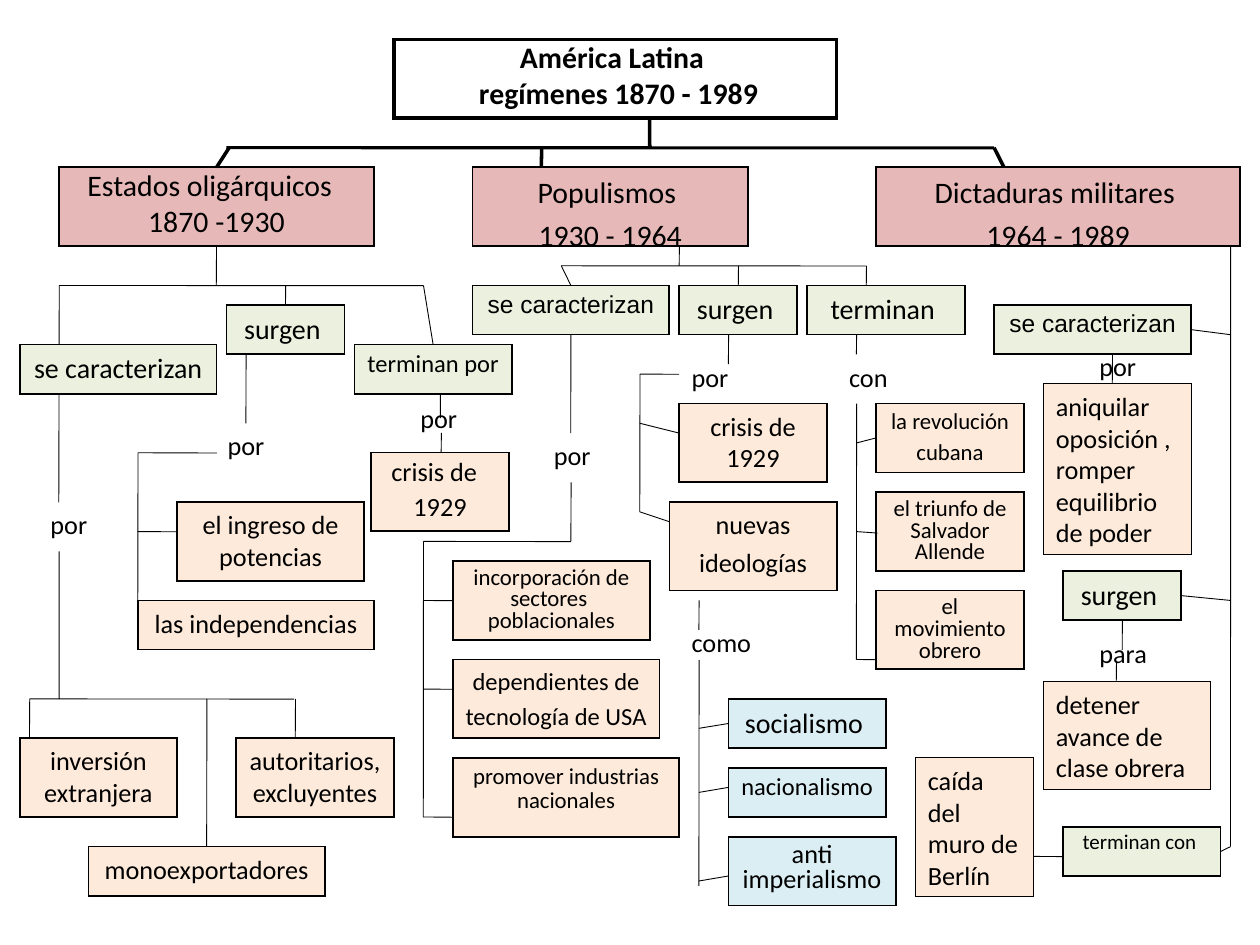
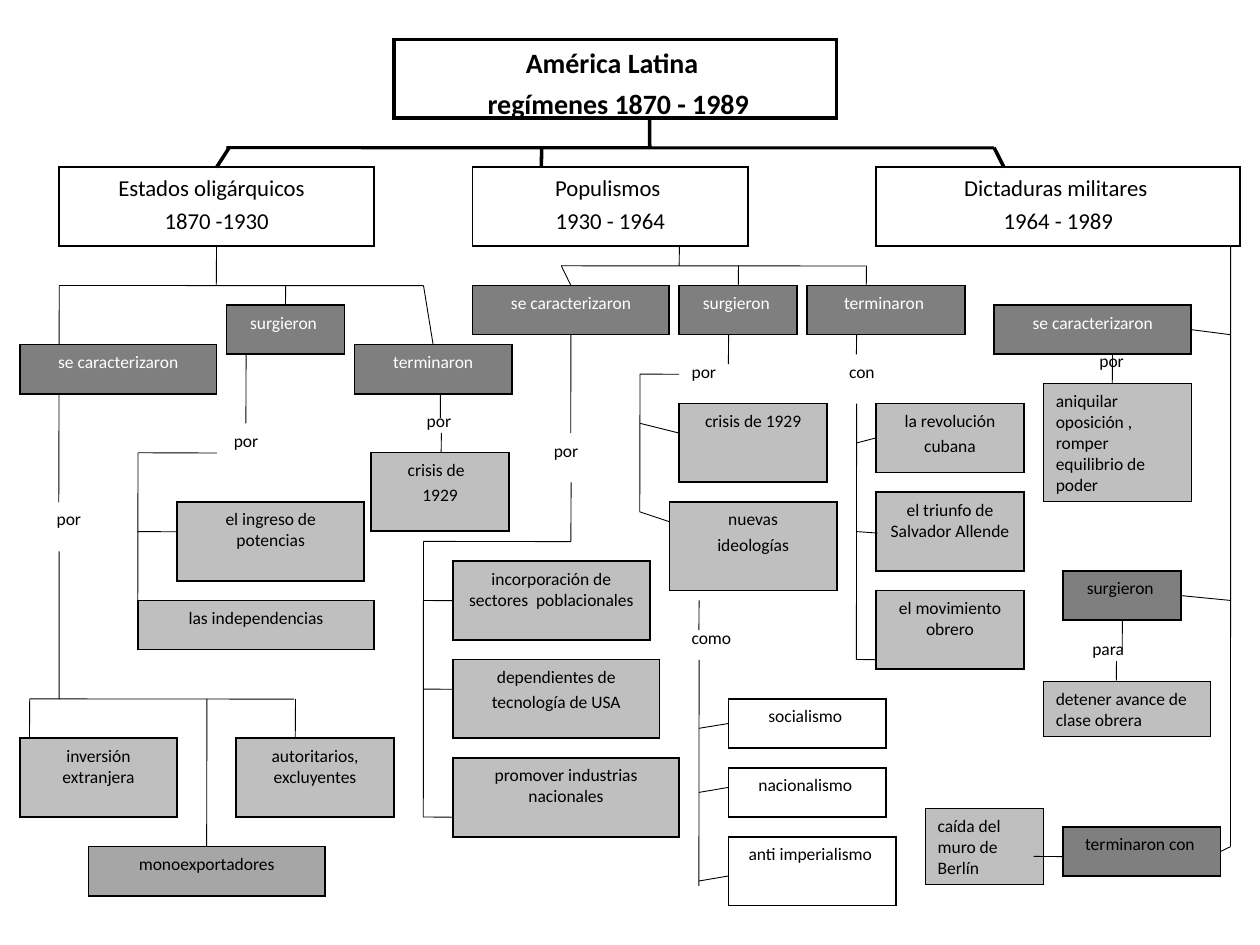
Before and after one commit to AulaPlanetaColombia/CienciasSociales, a slide deck: slide 1 of fuentes/contenidos/grado09/guion03/CS_09_03_REC230.ppt. Drawn at 1260x945 pixels with LibreOffice and Linux fonts; fonts in the diff are those of the drawing. Boxes give left, top, right and bottom in pixels: in the first picture for what was removed or moved away, otherwise in the second. Text is boxed around its words. In the diff, an @@ line names an element or a change of style, - is before the commit and + after.

```diff
--- a/fuentes/contenidos/grado09/guion03/CS_09_03_REC230.ppt
+++ b/fuentes/contenidos/grado09/guion03/CS_09_03_REC230.ppt
@@ rectangle "América Latina" at (394,39,838,117): size 17 to 16 pt; line spacing 0.8 to 1 @@
@@ rectangle "Estados oligárquicos" at (59,168,374,247): size 17 to 13 pt; line spacing 0.8 to 1; fill #E6B9B8 to #FFFFFF @@
@@ rectangle "Populismos" at (472,168,748,247): size 17 to 13 pt; fill #E6B9B8 to #FFFFFF @@
@@ subtitle "Dictaduras militares" at (876,168,1240,247): size 17 to 13 pt; fill #E6B9B8 to #FFFFFF @@
@@ text in rectangle at (511,297,631,309): text changed; size 14 to 10 pt; font Arial to Calibri; text colour #000000 to #FFFFFF @@
-se caracterizan
+se caracterizaron
@@ text in rectangle at (703,297,770,312): text changed; size 16 to 10 pt; text colour #000000 to #FFFFFF @@
-surgen
+surgieron
@@ text in rectangle at (844,297,924,309): text changed; size 16 to 10 pt; text colour #000000 to #FFFFFF @@
-terminan
+terminaron
@@ text in rectangle at (250,317,317,332): text changed; size 16 to 10 pt; text colour #000000 to #FFFFFF @@
-surgen
+surgieron
@@ text in rectangle at (1033,317,1153,329): text changed; size 14 to 10 pt; font Arial to Calibri; text colour #000000 to #FFFFFF @@
-se caracterizan
+se caracterizaron
@@ text in rectangle at (58,356,179,368): text changed; size 16 to 10 pt; text colour #000000 to #FFFFFF @@
-se caracterizan
+se caracterizaron
@@ text in rectangle at (393,356,473,368): text changed; size 14 to 10 pt; text colour #000000 to #FFFFFF @@
-terminan por
+terminaron
@@ rectangle "aniquilar oposición , romper equilibrio ...": place and size @@
-rectangle "aniquilar oposición , romper equilibrio ..." at (1043,384,1191,554)
+rectangle "aniquilar oposición , romper equilibrio ..." at (1043,384,1191,503)
@@ size 15 to 10 pt in 7 elements at (692,629,732,644), (1099,353,1123,372), (554,448,578,460), (692,369,716,381), (849,369,875,378), (1092,641,1124,658), (427,413,451,430) @@
@@ text "por": place and size @@
-text "por" at (420,406,457,434)
+text "por" at (427,413,451,430)
@@ rectangle "la revolución" at (876,403,1023,472): size 13 to 10 pt; line spacing 0.9 to 1; fill #FDEADA to #BFBFBF @@
@@ text "por" at (234,438,258,450): size 15 to 10 pt; less space between paragraphs @@
@@ rectangle "crisis de" at (372,452,509,530): size 15 to 10 pt; line spacing 0.9 to 1; less space between paragraphs; fill #FDEADA to #BFBFBF @@
@@ text "por" at (57,516,81,528): size 15 to 10 pt; less space between paragraphs @@
@@ size 15 to 10 pt; less space between paragraphs; fill #FDEADA to #BFBFBF in 6 elements at (20,738,178,816), (237,738,394,816), (137,601,374,650), (178,501,364,581), (679,403,827,481), (669,501,837,590) @@
@@ size 13 to 10 pt; line spacing 0.8 to 1; fill #FDEADA to #BFBFBF in 3 elements at (452,561,649,639), (876,493,1023,571), (876,591,1023,670) @@
@@ fill #EBF1DE to #7F7F7F in 9 elements at (20,344,217,393), (994,305,1191,354), (472,286,669,335), (1063,827,1221,876), (227,305,345,354), (354,344,512,393), (679,286,798,335), (808,286,965,335), (1063,571,1182,620) @@
@@ text in rectangle at (1087,582,1154,597): text changed; size 16 to 10 pt @@
-surgen
+surgieron
@@ rectangle "dependientes de" at (452,659,659,738): size 14 to 10 pt; less space between paragraphs; fill #FDEADA to #BFBFBF @@
@@ text "para": place and size @@
-text "para" at (1099,642,1147,670)
+text "para" at (1092,641,1124,658)
@@ rectangle "detener avance de clase obrera": place and size @@
-rectangle "detener avance de clase obrera" at (1043,682,1211,789)
+rectangle "detener avance de clase obrera" at (1043,682,1211,737)
@@ rectangle "socialismo" at (728,699,886,748): size 16 to 10 pt; less space between paragraphs; fill #DBEEF4 to #FFFFFF @@
@@ rectangle "promover industrias nacionales" at (452,759,679,837): size 13 to 10 pt; line spacing 0.9 to 1; fill #FDEADA to #BFBFBF @@
@@ rectangle "nacionalismo" at (728,767,886,816): size 14 to 10 pt; line spacing 0.9 to 1; less space between paragraphs; fill #DBEEF4 to #FFFFFF @@
@@ size 15 to 10 pt; fill #FDEADA to #BFBFBF in 3 elements at (1043,384,1191,503), (1043,682,1211,737), (925,809,1043,885) @@
@@ rectangle "caída del muro de Berlín": place and size @@
-rectangle "caída del muro de Berlín" at (916,759,1034,897)
+rectangle "caída del muro de Berlín" at (925,809,1043,885)
@@ rectangle "anti imperialismo" at (728,837,896,906): size 15 to 10 pt; line spacing 0.8 to 1; less space between paragraphs; fill #DBEEF4 to #FFFFFF @@
@@ text in rectangle at (1085,838,1195,850): text changed; size 12 to 10 pt @@
-terminan con
+terminaron con
@@ rectangle "monoexportadores" at (88,847,324,896): size 15 to 10 pt; less space between paragraphs; fill #FDEADA to #A6A6A6 @@
```
Also in this commit, not shown: 6 other files.
